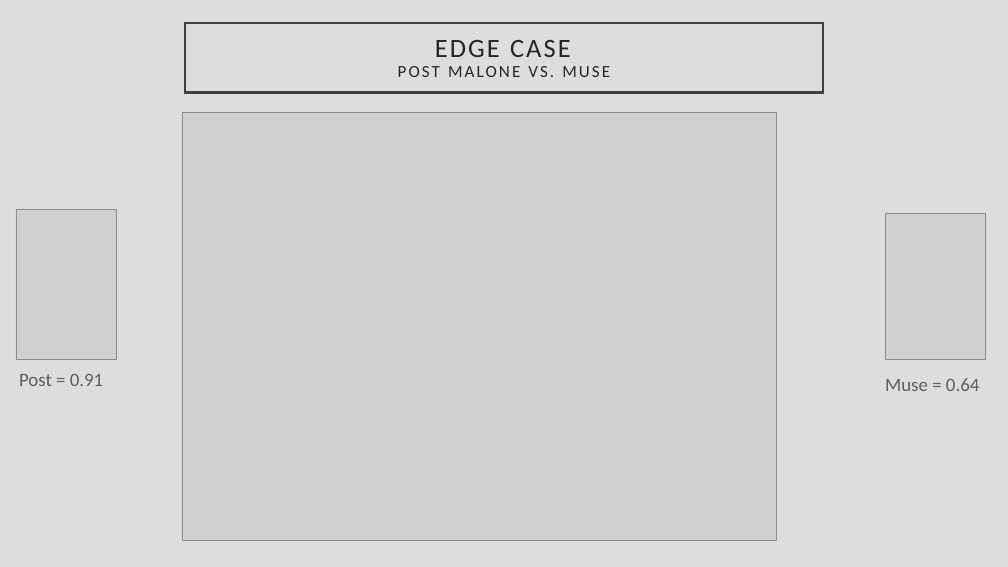
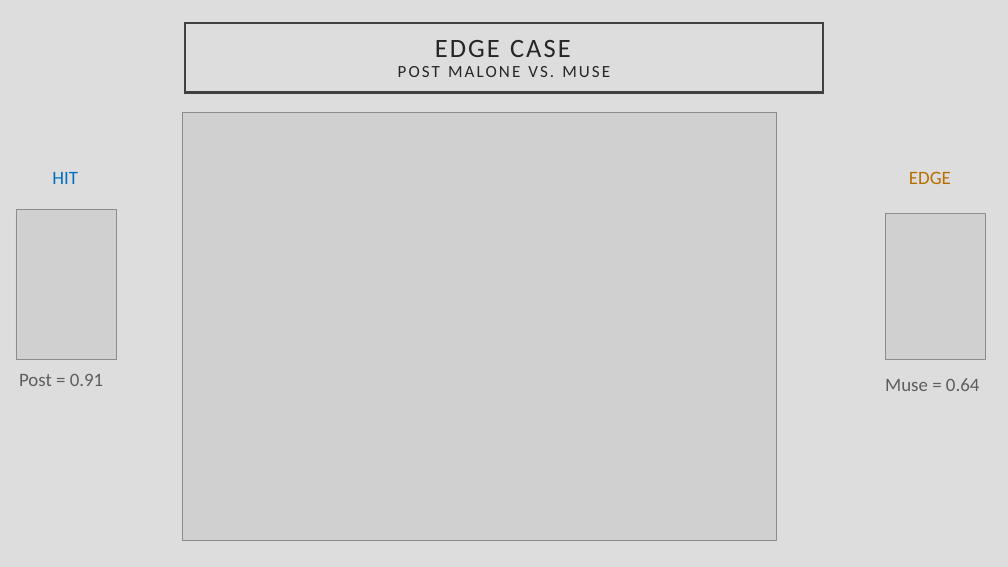
Before and after one commit to chan-chris/Metis_proj3, a slide deck: slide 18 of presentations/bbspot_final.pptx. Drawn at 1008x567 pixels with LibreOffice and Linux fonts; fonts in the diff are those of the drawing; grey boxes stand for pictures. Boxes give left, top, right and bottom in pixels: in the first picture for what was removed or moved away, otherwise in the second. Text is boxed around its words. In the diff, an @@ line names an element or a change of style, - is before the commit and + after.

```diff
--- a/presentations/bbspot_final.pptx
+++ b/presentations/bbspot_final.pptx
@@ text added at [52, 172, 78, 184], 18 pt, text #0070C0 @@
+HIT
@@ text added at [909, 171, 951, 184], 18 pt, text #B86E00 @@
+EDGE
```
Also in this commit, not shown: 2 other slides changed, 2 other files.
